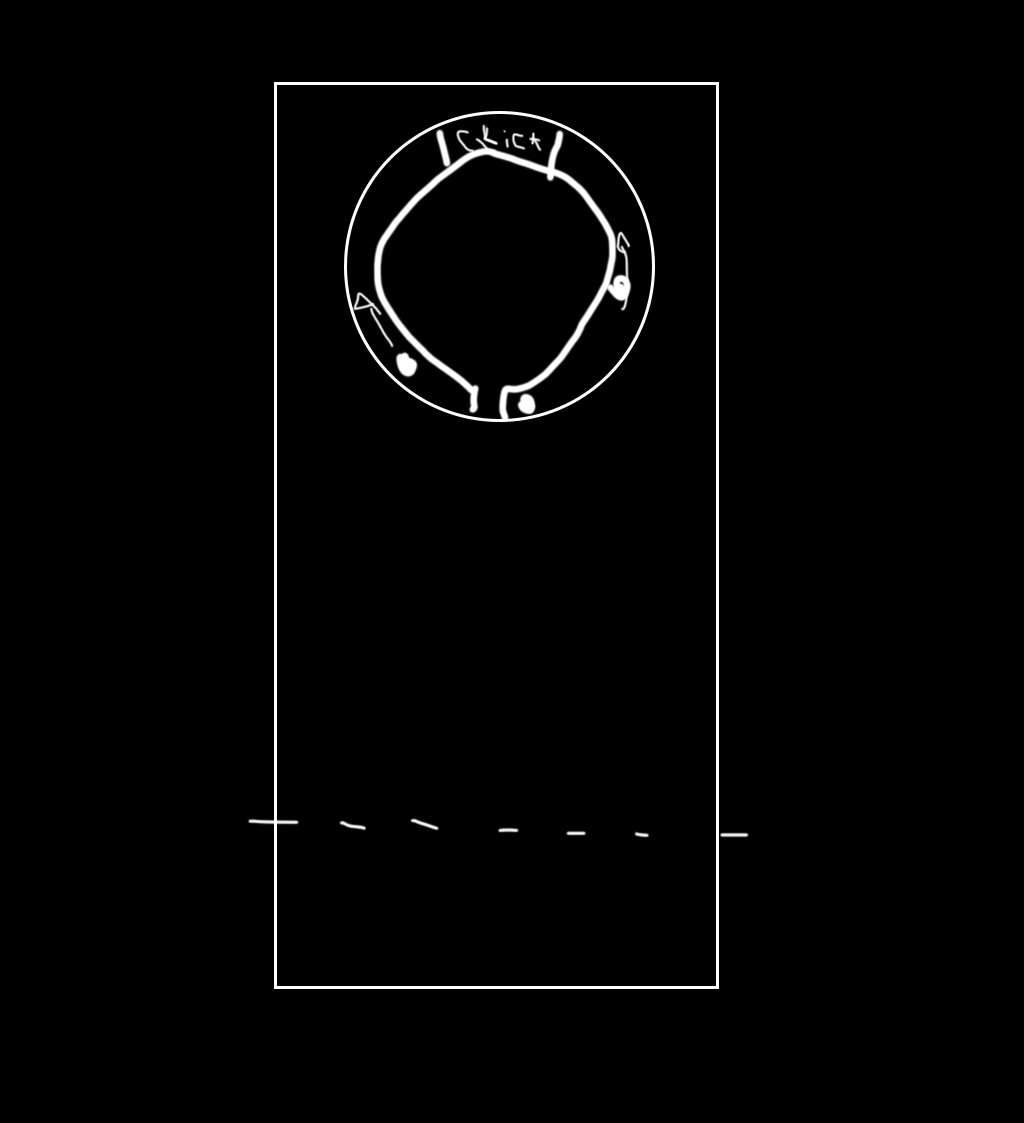
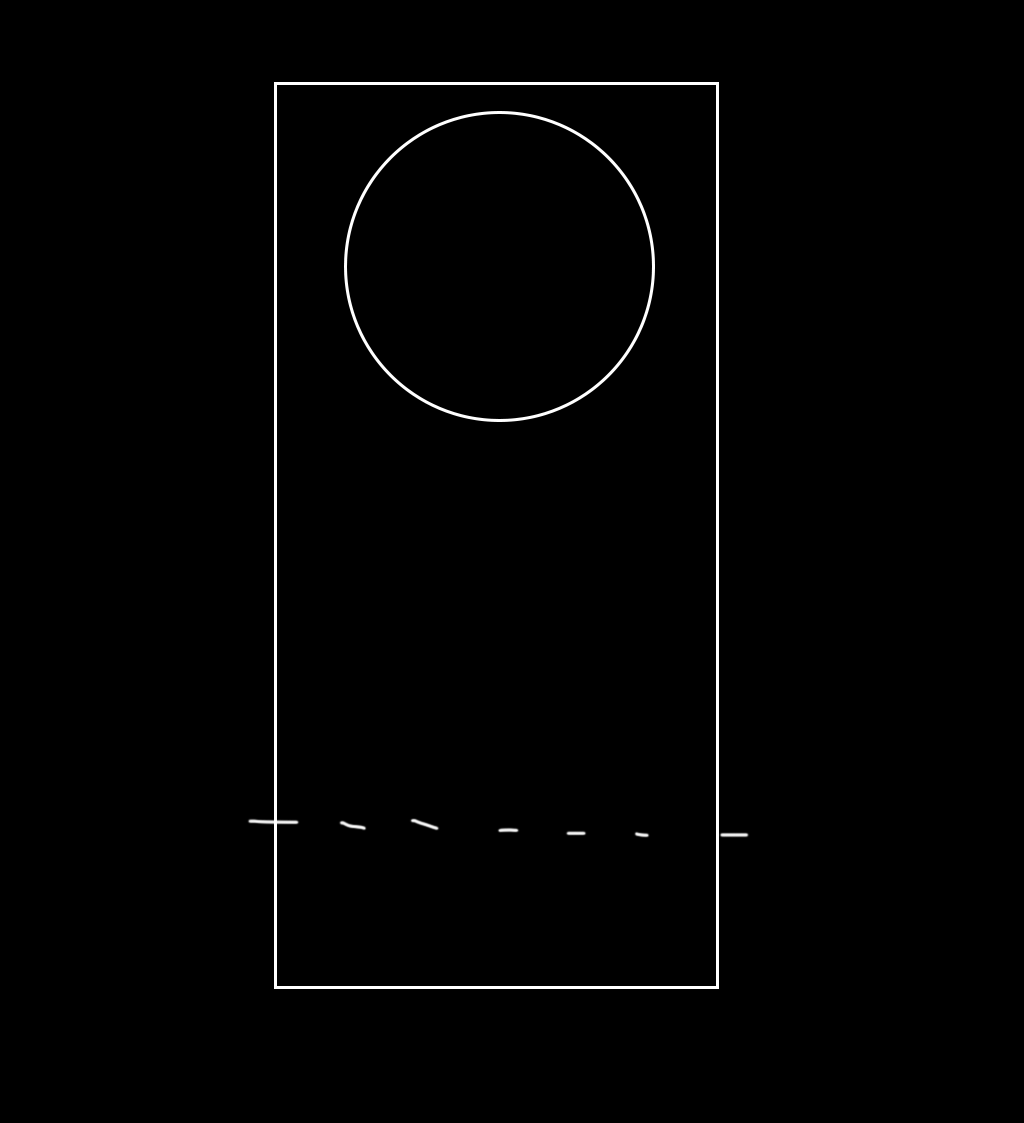
Comparing the layer stacks of the two (1024, 1123) images. Changes:
hid "Layer 9" over 353, 124, 632, 423
